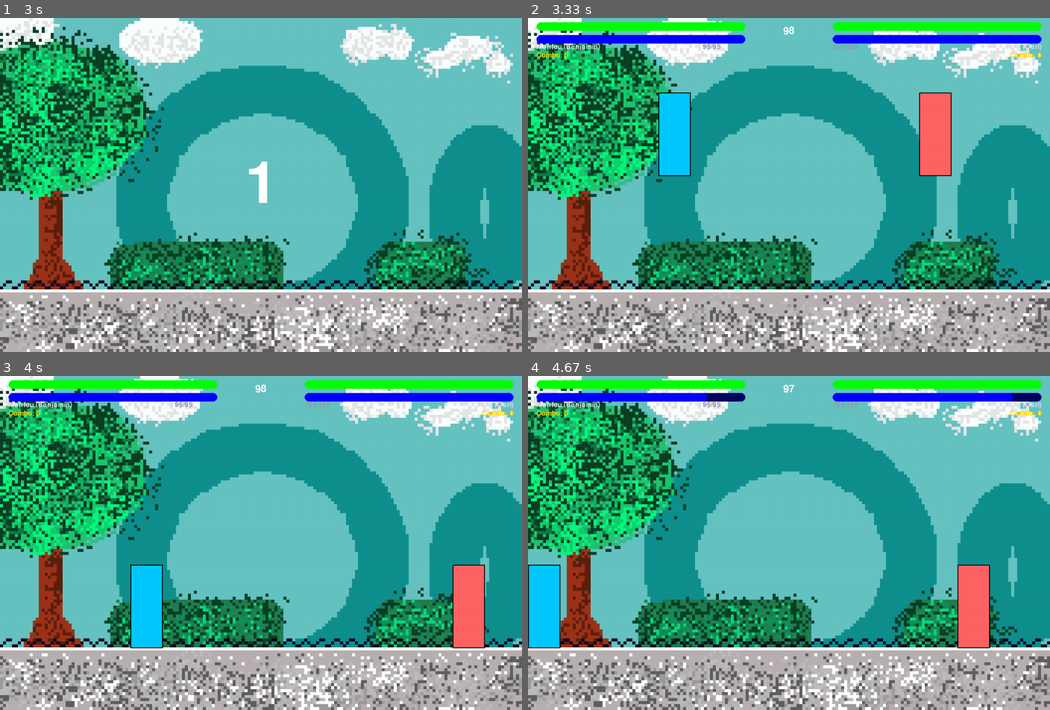
Above: before the commit, frames 1-4 (two rows, left to right).
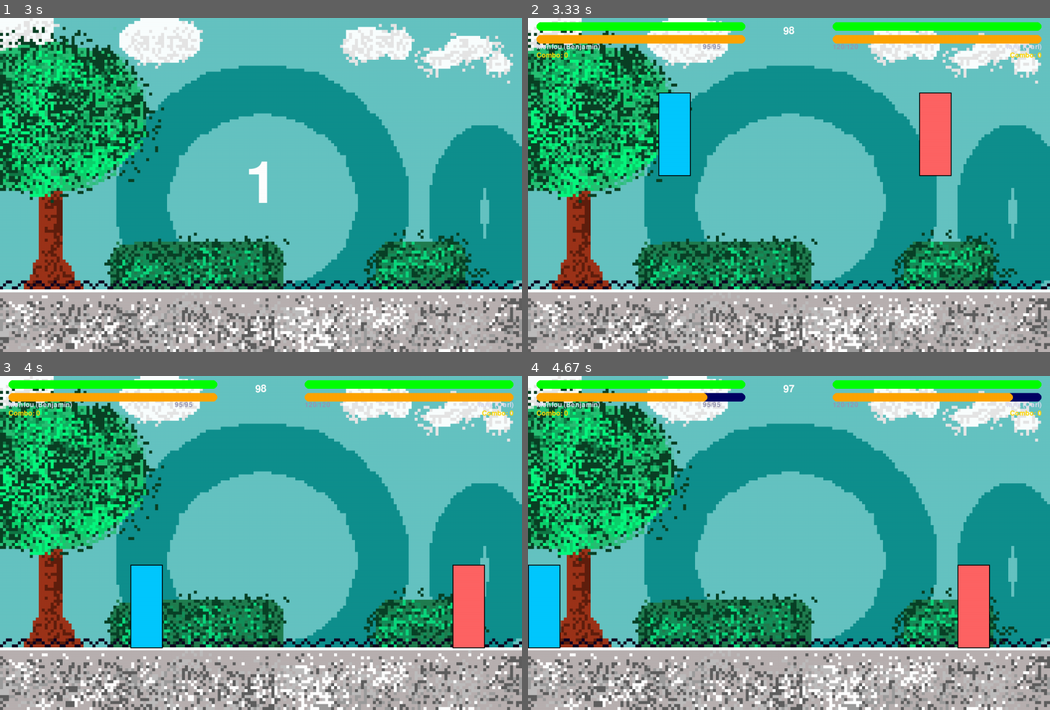
Above: after the commit, the same moments.

Repository: CarlosLeBg/pythfighter
Game: pygame game, started from src/game.py
Two runs of this game, one before a commit and one after it. Both use one fixed random seed, a clock stepped at 60 frames per second and the inputs below.
Inputs:
- Up to frame 1 (3 s): no input
- Up to frame 2 (3.33 s): no input
- Up to frame 3 (4 s): hold Right from 3.6 s (still down)
- Up to frame 4 (4.67 s): release Right at 4.23 s; hold Left from 4.27 s (still down); hold A from 4.27 s (still down); tap Shift at 4.33, 4.63 s; tap Right Shift at 4.42 s

Frame 1 is identical in both runs. In frame 2, 2.1% of the frame differs, in the area x 1-99%, y 5-8%; in frame 3, 2.1%; in frame 4, 1.7%.

Commit message:
Modif de Carlos

Diff:
--- a/scripts/autoinstaller.py
+++ b/scripts/autoinstaller.py
@@ -1,3 +1,5 @@
+# Installe les librairies nécessaires au projet si elles ne sont pas déjà installées
+
 import subprocess
 import sys
 import importlib.util
--- a/src/game.py
+++ b/src/game.py
@@ -64,7 +64,7 @@
 
         # Draw Stamina bar
         stamina_percentage = max(0, self.stamina / self.max_stamina)
-        stamina_color = (0, 0, 255)  # Blue for stamina
+        stamina_color = (255, 165, 0)  # Blue for stamina
 
         pygame.draw.rect(surface, (0, 0, 100),
                         (bar_x, 40, bar_width, bar_height),
